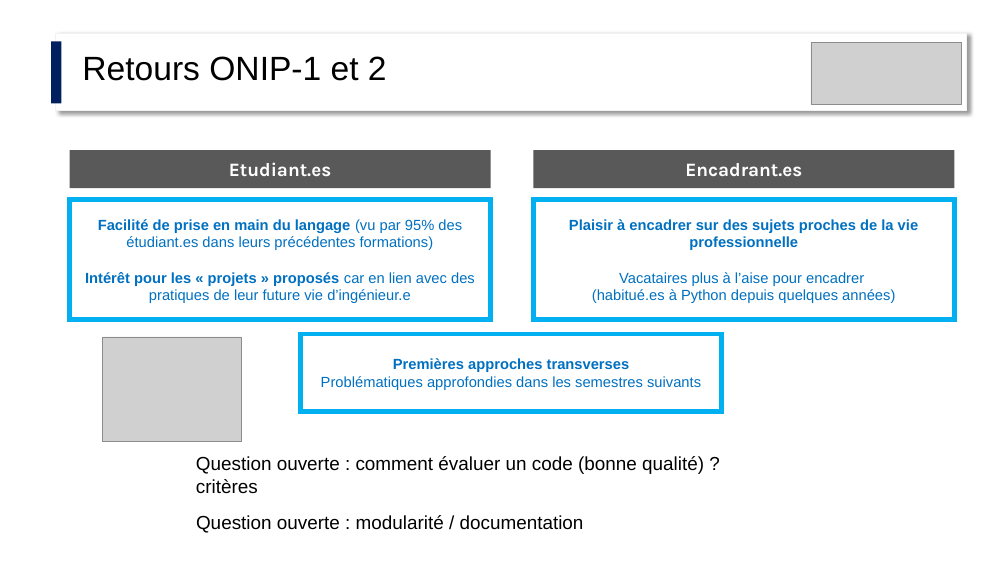
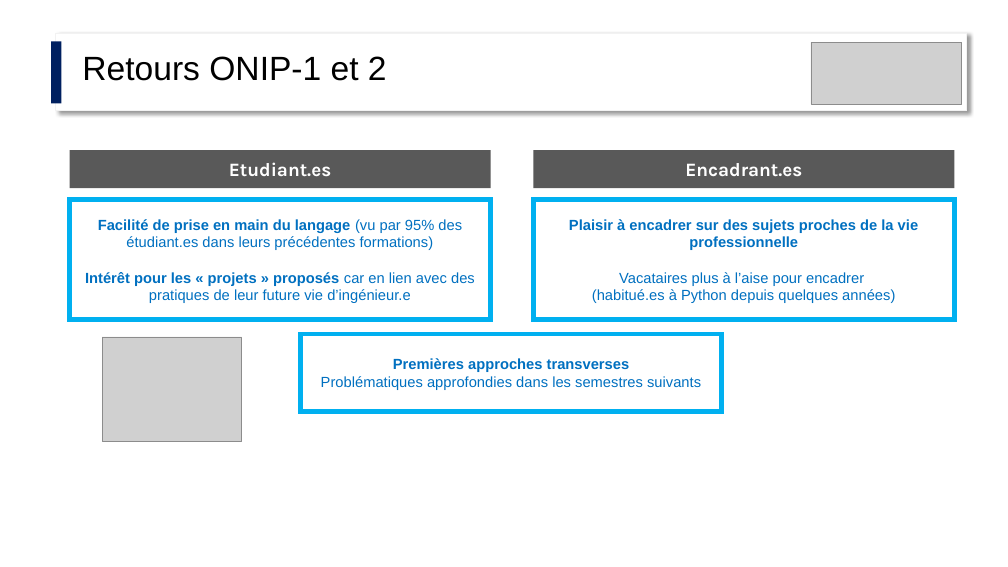
Before and after one commit to jvillemejane/jvillemejane, a slide deck: slide 13 of Presentations/2024_COPERF_Informatique.pptx. Drawn at 1008x567 pixels with LibreOffice and Linux fonts; fonts in the diff are those of the drawing; grey boxes stand for pictures. Boxes give left, top, right and bottom in pixels: in the first picture for what was removed or moved away, otherwise in the second. Text is boxed around its words. In the diff, an @@ line names an element or a change of style, - is before the commit and + after.

```diff
--- a/Presentations/2024_COPERF_Informatique.pptx
+++ b/Presentations/2024_COPERF_Informatique.pptx
@@ text removed at [196, 456, 704, 494] @@
-Question ouverte : comment évaluer un code (bonne qualité) ?
-critères
@@ text removed at [196, 515, 584, 533] @@
-Question ouverte : modularité / documentation
```
Also in this commit, not shown: 2 other slides changed, 1 slide added, 1 other file.
